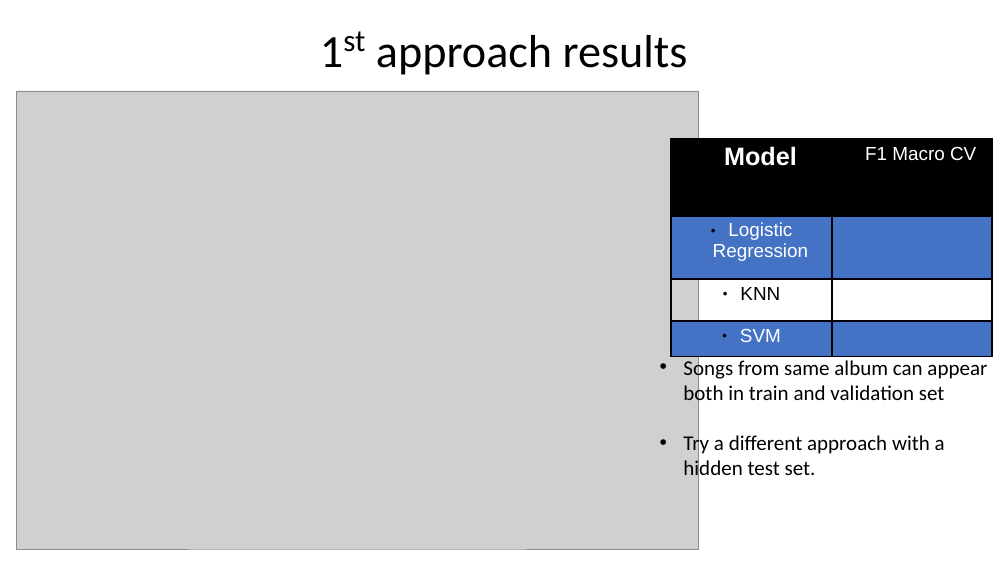
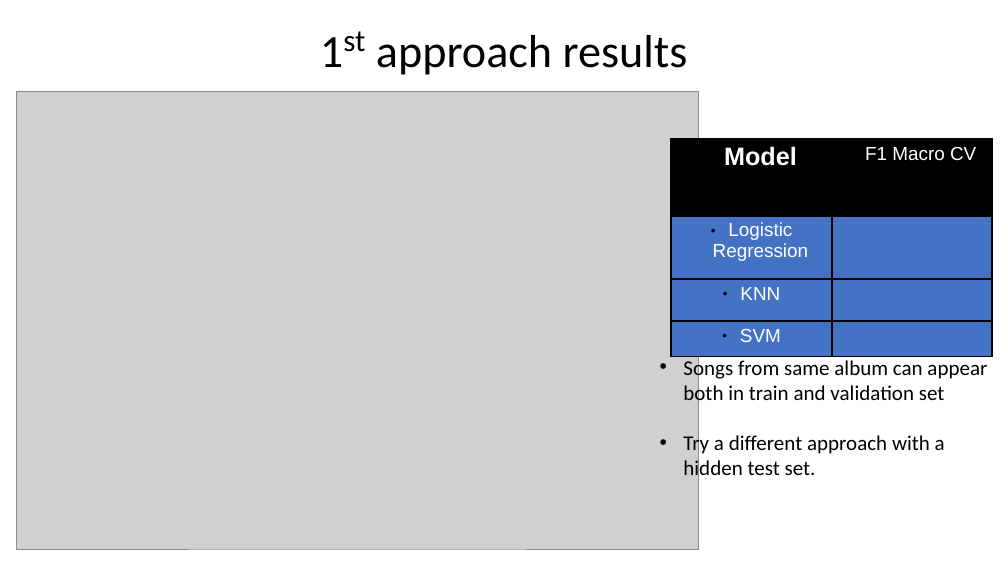
Before and after one commit to johnsaveus/Prog_Metal_Classification, a slide deck: slide 7 of Report.odp. Drawn at 1008x567 pixels with LibreOffice and Linux fonts; fonts in the diff are those of the drawing; grey boxes stand for pictures. Boxes give left, top, right and bottom in pixels: in the first picture for what was removed or moved away, otherwise in the second. Text is boxed around its words. In the diff, an @@ line names an element or a change of style, - is before the commit and + after.

```diff
--- a/Report.odp
+++ b/Report.odp
@@ table at (x1=671, y1=139, x2=992, y2=346) @@
@@ fill none to #4472C4 in row 3, column 1 @@
@@ text colour #000000 to #FFFFFF in "KNN" @@
```
Also in this commit, not shown: 6 other slides changed, 2 slides added, 1 slide removed, 6 other files.
